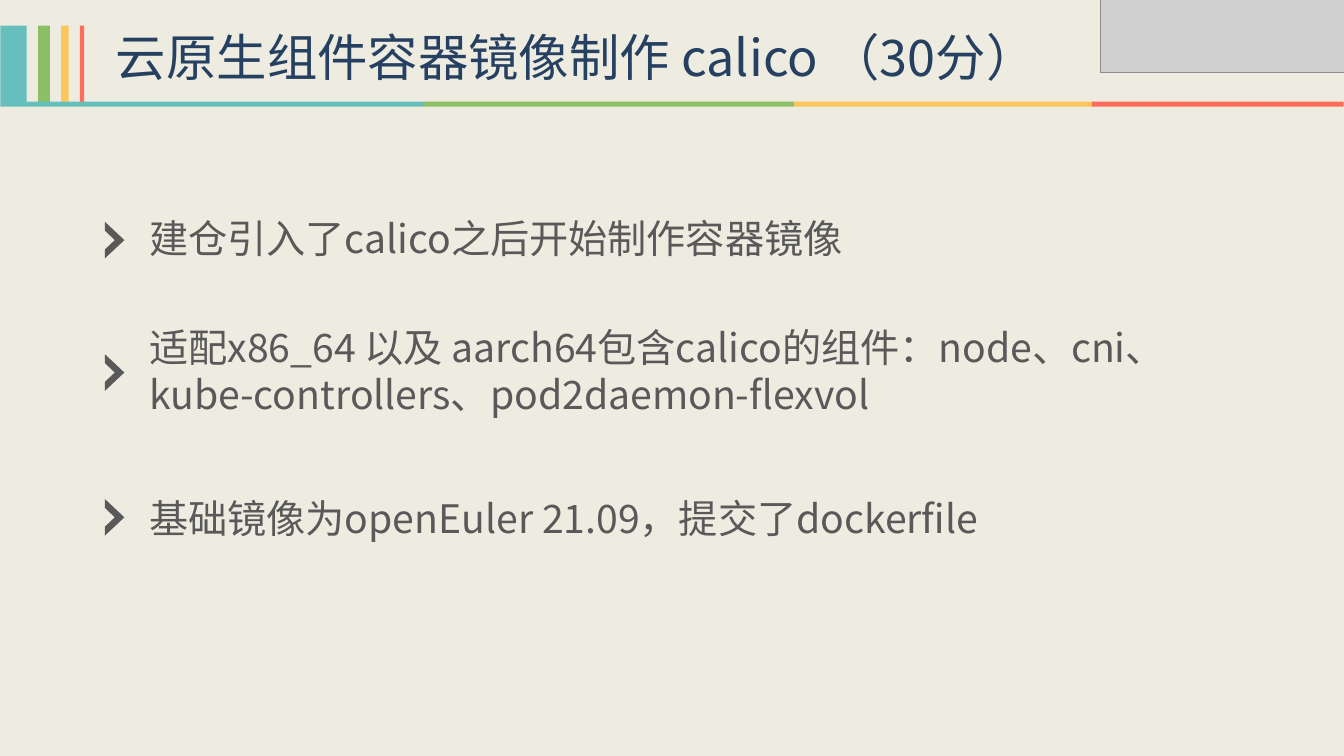
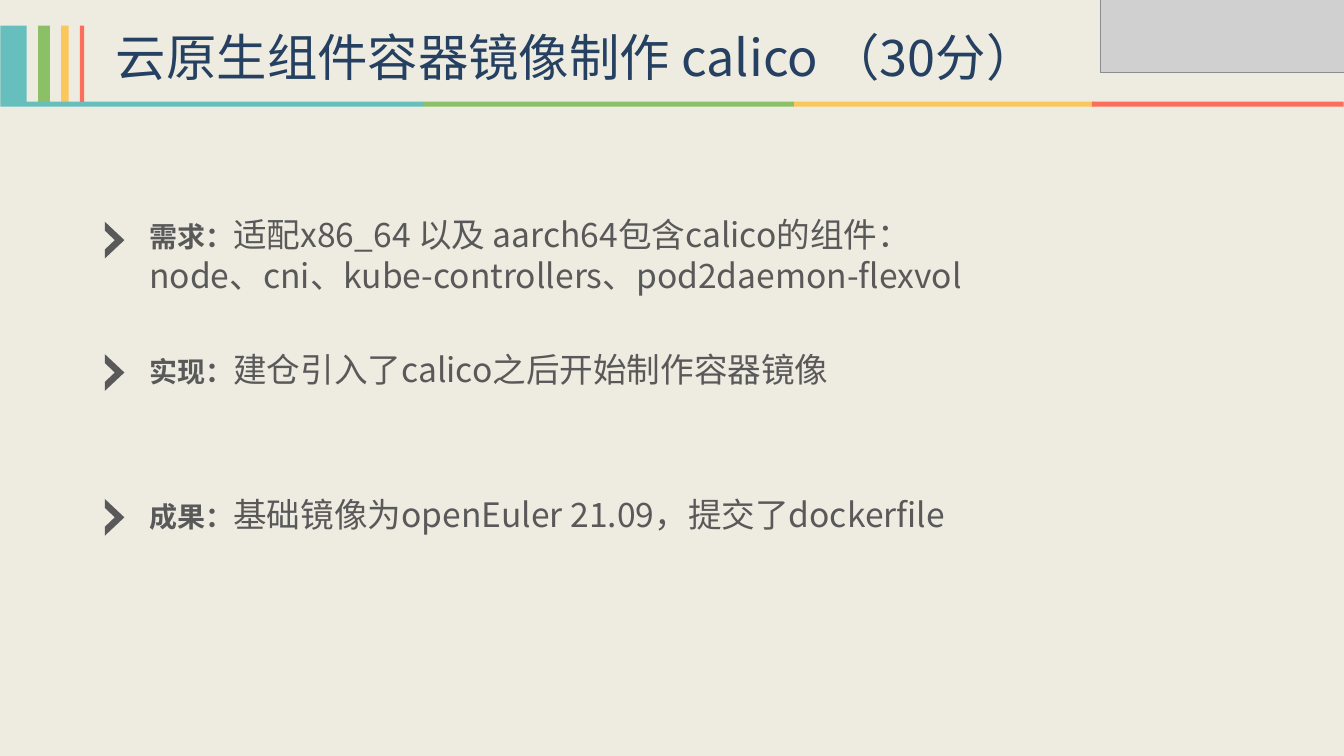
Before and after one commit to HollowMan6/My-openEuler-Open-Source-Internship, a slide deck: slide 6 of openEuler开源实习.pptx. Drawn at 1344x756 pixels with LibreOffice and Linux fonts; fonts in the diff are those of the drawing; grey boxes stand for pictures. Boxes give left, top, right and bottom in pixels: in the first picture for what was removed or moved away, otherwise in the second. Text is boxed around its words. In the diff, an @@ line names an element or a change of style, - is before the commit and + after.

```diff
--- a/openEuler开源实习.pptx
+++ b/openEuler开源实习.pptx
@@ text at [149,218,961,296]: text changed; size 28 to 24 pt @@
-适配x86_64 以及 aarch64包含calico的组件：node、cni、kube-controllers、pod2daemon-flexvol
+需求：适配x86_64 以及 aarch64包含calico的组件：node、cni、kube-controllers、pod2daemon-flexvol
@@ text at [149,353,828,385]: text changed; size 28 to 24 pt @@
-建仓引入了calico之后开始制作容器镜像
+实现：建仓引入了calico之后开始制作容器镜像
@@ text at [149,498,944,535]: text changed; size 28 to 24 pt @@
-基础镜像为openEuler 21.09，提交了dockerfile
+成果：基础镜像为openEuler 21.09，提交了dockerfile
```
Also in this commit, not shown: 6 other slides changed, 1 other file.
